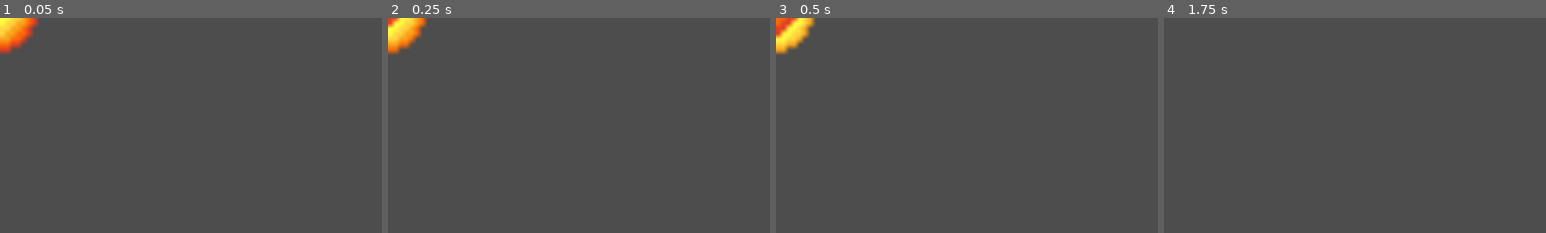
Above: before the commit, frames 1-4 (left to right).
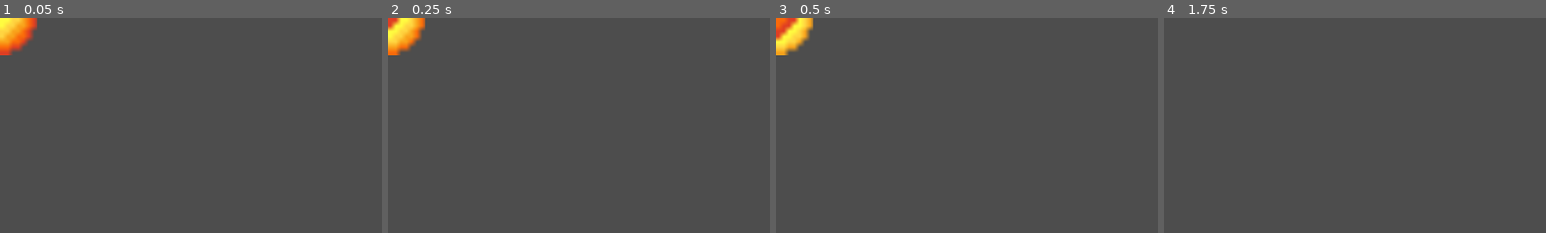
Above: after the commit, the same moments.

Repository: Jacob-Hawksley/Boomerang-Battleground
Game: Godot game, scene res://explosion.tscn
Two runs of this game, one before a commit and one after it. Both use one fixed random seed, a clock stepped at 60 frames per second and the inputs below. This scene is started directly instead of the project's main scene.
Inputs:
- Up to frame 1 (0.05 s): no input
- Up to frame 2 (0.25 s): no input
- Up to frame 3 (0.5 s): no input
- Up to frame 4 (1.75 s): tap Enter at 0.5 s; hold D (right) 0.53-1.28 s; tap Down (aimdown) at 0.6 s; tap Space (shoot) at 1.25 s; hold S (down) from 1.28 s (still down); tap Left (aimleft) at 1.35 s
The pictures show only the part of the screen within x 0-50%, y 0-50%; the shares and areas given below are measured in that part.

The runs differ from the first frame. In frame 1, 0.4% of the frame differs, in the area x 0-11%, y 0-18%; in frame 2, 0.6%; in frame 3, 0.6%; in frame 4, nothing differs.

Commit message:
fixed explosion size

Diff:
--- a/boomerang_area.gd
+++ b/boomerang_area.gd
@@ -34,10 +34,9 @@
 	elif bouncesremaining >= 1:
 		rotate(get_angle_to(Vector2(875,550)))
 		bouncesremaining -= 1
+	if bouncesremaining <= 0:
+		queue_free()
 	if Main.explosive == true:
 		var e = explosion.instantiate()
 		get_node("/root/Main").add_child(e)
 		e.global_position = position
-
-	if bouncesremaining <= 0:
-		queue_free()
--- a/explosion.tscn
+++ b/explosion.tscn
@@ -1,37 +1,34 @@
 [gd_scene load_steps=10 format=3 uid="uid://crsnx1le7ybv8"]
 
 [ext_resource type="Script" uid="uid://bbnvvudula8p5" path="res://explosion.gd" id="1_vxas0"]
-[ext_resource type="Texture2D" uid="uid://cic27r2vm4fu" path="res://Fire.png" id="2_j4sxf"]
+[ext_resource type="Texture2D" uid="uid://clt5qmb5ubggu" path="res://Explosion.png" id="2_vxas0"]
 
 [sub_resource type="CircleShape2D" id="CircleShape2D_m5xho"]
 radius = 7.84574
 
-[sub_resource type="AtlasTexture" id="AtlasTexture_vxas0"]
-atlas = ExtResource("2_j4sxf")
-region = Rect2(0, 17, 16, 17)
-
 [sub_resource type="AtlasTexture" id="AtlasTexture_j4sxf"]
-atlas = ExtResource("2_j4sxf")
-region = Rect2(16, 17, 16, 17)
+atlas = ExtResource("2_vxas0")
+region = Rect2(1, 0, 14, 14)
 
 [sub_resource type="AtlasTexture" id="AtlasTexture_m5xho"]
-atlas = ExtResource("2_j4sxf")
-region = Rect2(32, 17, 16, 17)
+atlas = ExtResource("2_vxas0")
+region = Rect2(17, 0, 14, 14)
 
 [sub_resource type="AtlasTexture" id="AtlasTexture_kmxf7"]
-atlas = ExtResource("2_j4sxf")
-region = Rect2(48, 17, 16, 17)
+atlas = ExtResource("2_vxas0")
+region = Rect2(33, 0, 14, 14)
 
 [sub_resource type="AtlasTexture" id="AtlasTexture_l04k4"]
-atlas = ExtResource("2_j4sxf")
-region = Rect2(64, 17, 16, 17)
+atlas = ExtResource("2_vxas0")
+region = Rect2(49, 0, 14, 14)
+
+[sub_resource type="AtlasTexture" id="AtlasTexture_cf70p"]
+atlas = ExtResource("2_vxas0")
+region = Rect2(64, 0, 14, 14)
 
 [sub_resource type="SpriteFrames" id="SpriteFrames_ew515"]
 animations = [{
 "frames": [{
-"duration": 1.0,
-"texture": SubResource("AtlasTexture_vxas0")
-}, {
 "duration": 1.0,
 "texture": SubResource("AtlasTexture_j4sxf")
 }, {
@@ -43,6 +40,9 @@
 }, {
 "duration": 1.0,
 "texture": SubResource("AtlasTexture_l04k4")
+}, {
+"duration": 1.0,
+"texture": SubResource("AtlasTexture_cf70p")
 }],
 "loop": false,
 "name": &"default",
@@ -63,7 +63,5 @@
 [node name="AnimatedSprite2D" type="AnimatedSprite2D" parent="."]
 sprite_frames = SubResource("SpriteFrames_ew515")
 autoplay = "default"
-frame = 4
-frame_progress = 1.0
 
 [connection signal="body_entered" from="." to="." method="_on_body_entered"]
Binary file added: Explosion.png
Not shown, added: Explosion.png.import
